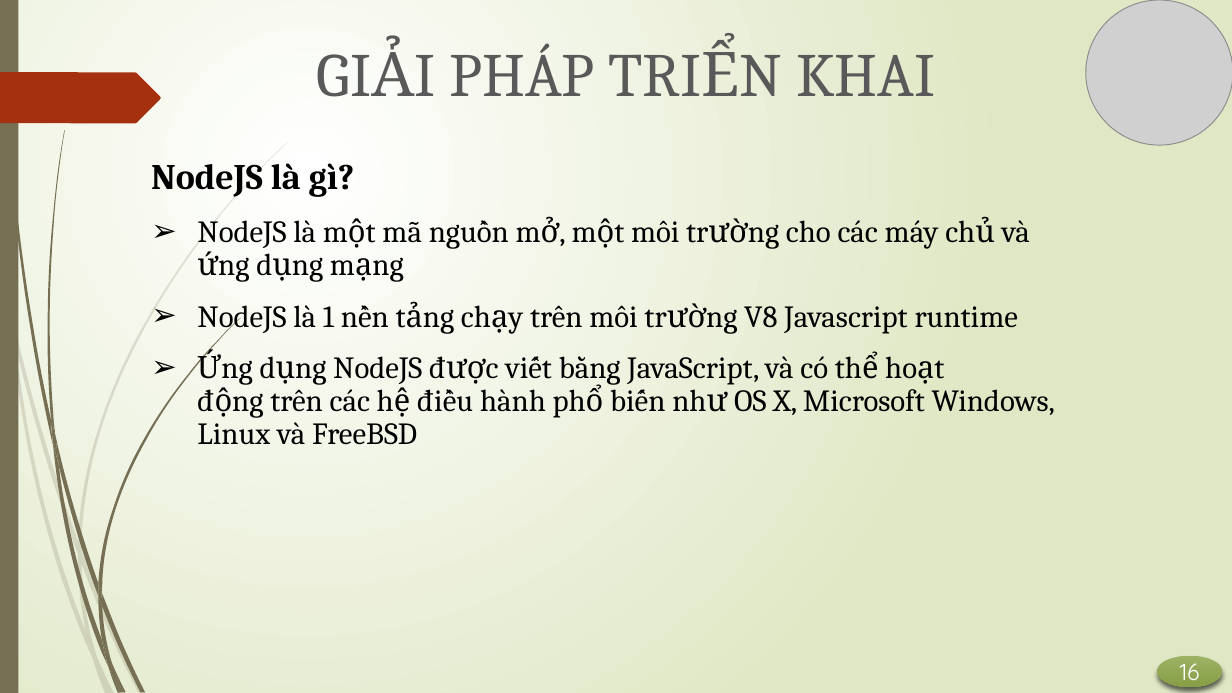
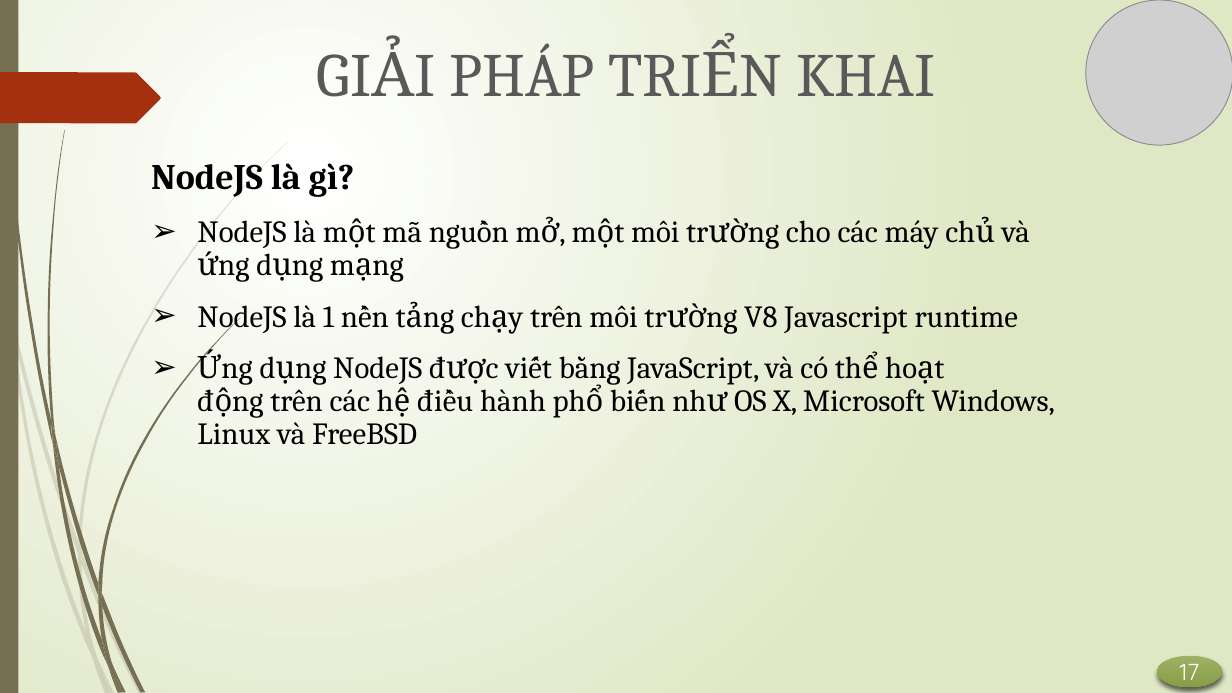
Before and after one commit to lemanhha57/CacVanDeHienDai, a slide deck: slide 17 of IoT-Smarthome.pptx (slide 16 before the commit). Drawn at 1232x693 pixels with LibreOffice and Linux fonts; fonts in the diff are those of the drawing; grey boxes stand for pictures. Boxes give left, top, right and bottom in pixels: in the first picture for what was removed or moved away, otherwise in the second. Text is boxed around its words. In the diff, an @@ line names an element or a change of style, - is before the commit and + after.

```diff
--- a/IoT-Smarthome.pptx
+++ b/IoT-Smarthome.pptx
@@ text in ellipse at bbox=[1180, 656, 1200, 680]: text changed @@
-16
+17
```
Also in this commit, not shown: 14 other slides changed, 1 slide added, 1 slide removed.
